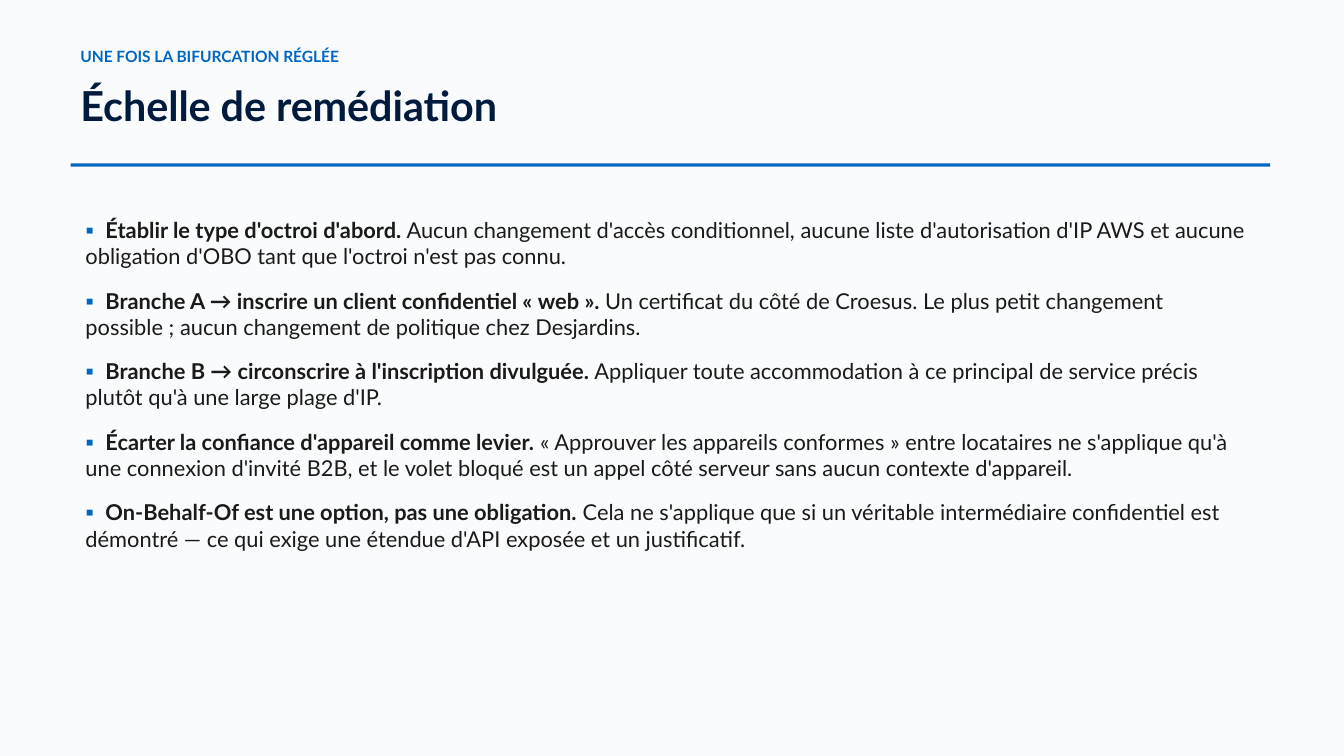
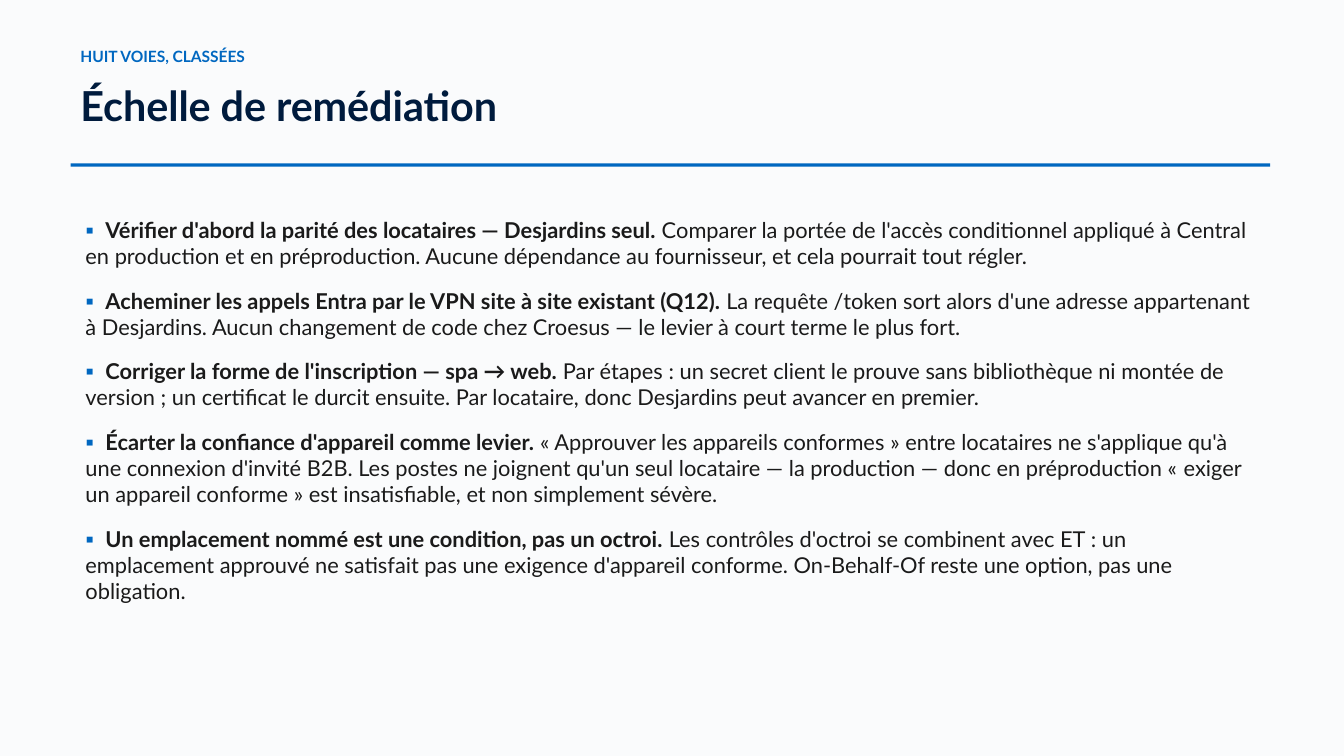
Before and after one commit to devopsabcs-engineering/croesus, a slide deck: slide 11 of docs/deck/croesus-session-deck-fr.pptx. Drawn at 1344x756 pixels with LibreOffice and Linux fonts; fonts in the diff are those of the drawing. Boxes give left, top, right and bottom in pixels: in the first picture for what was removed or moved away, otherwise in the second. Text is boxed around its words. In the diff, an @@ line names an element or a change of style, - is before the commit and + after.

Commit message:
Update evidence narrative and registration shape panel with findings from Croesus session
- Revised the evidence narrative to reflect the updated date and key findings from the three-way session with Croesus, emphasizing the type mismatch in application registration.
- Enhanced the RegistrationShapePanel component to clarify the distinction between `spa` and `web` platform registrations, including new findings and implications for GPD Central.
- Added a new document detailing the findings from the three-way session, outlining the current state, open questions, and potential routes for resolution.

```diff
--- a/docs/deck/croesus-session-deck-fr.pptx
+++ b/docs/deck/croesus-session-deck-fr.pptx
@@ text at (x1=80, y1=48, x2=245, y2=64): text changed @@
-UNE FOIS LA BIFURCATION RÉGLÉE
+HUIT VOIES, CLASSÉES
@@ text at (x1=85, y1=221, x2=1250, y2=603): text changed @@
-▪ Établir le type d'octroi d'abord. Aucun changement d'accès conditionnel, aucune liste d'autorisation d'IP AWS et aucune obligation d'OBO tant que l'octroi n'est pas connu.
-▪ Branche A → inscrire un client confidentiel « web ». Un certificat du côté de Croesus. Le plus petit changement possible ; aucun changement de politique chez Desjardins.
-▪ Branche B → circonscrire à l'inscription divulguée. Appliquer toute accommodation à ce principal de service précis plutôt qu'à une large plage d'IP.
-▪ Écarter la confiance d'appareil comme levier. « Approuver les appareils conformes » entre locataires ne s'applique qu'à une connexion d'invité B2B, et le volet bloqué est un appel côté serveur sans aucun contexte d'appareil.
-▪ On-Behalf-Of est une option, pas une obligation. Cela ne s'applique que si un véritable intermédiaire confidentiel est démontré — ce qui exige une étendue d'API exposée et un justificatif.
+▪ Vérifier d'abord la parité des locataires — Desjardins seul. Comparer la portée de l'accès conditionnel appliqué à Central en production et en préproduction. Aucune dépendance au fournisseur, et cela pourrait tout régler.
+▪ Acheminer les appels Entra par le VPN site à site existant (Q12). La requête /token sort alors d'une adresse appartenant à Desjardins. Aucun changement de code chez Croesus — le levier à court terme le plus fort.
+▪ Corriger la forme de l'inscription — spa → web. Par étapes : un secret client le prouve sans bibliothèque ni montée de version ; un certificat le durcit ensuite. Par locataire, donc Desjardins peut avancer en premier.
+▪ Écarter la confiance d'appareil comme levier. « Approuver les appareils conformes » entre locataires ne s'applique qu'à une connexion d'invité B2B. Les postes ne joignent qu'un seul locataire — la production — donc en préproduction « exiger un appareil conforme » est insatisfiable, et non simplement sévère.
+▪ Un emplacement nommé est une condition, pas un octroi. Les contrôles d'octroi se combinent avec ET : un emplacement approuvé ne satisfait pas une exigence d'appareil conforme. On-Behalf-Of reste une option, pas une obligation.
```
Also in this commit, not shown: 10 other slides changed, 8 other files.
